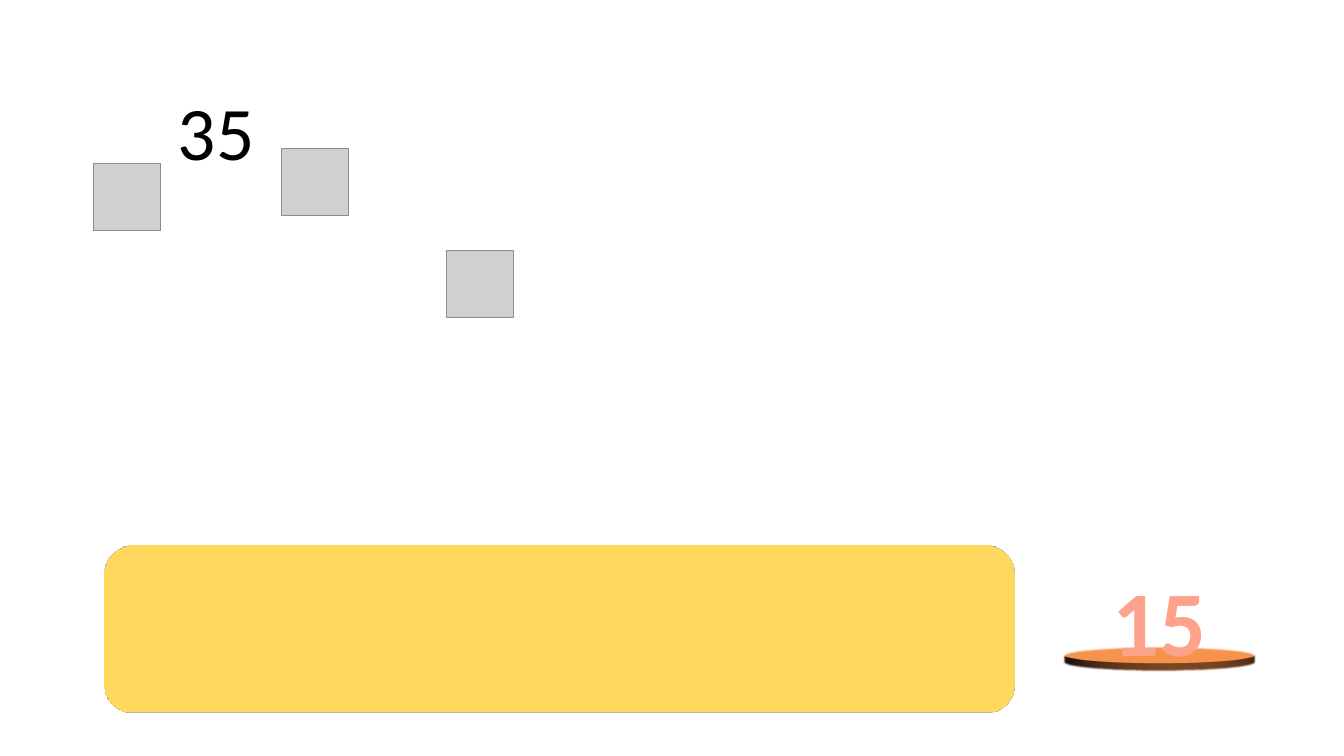
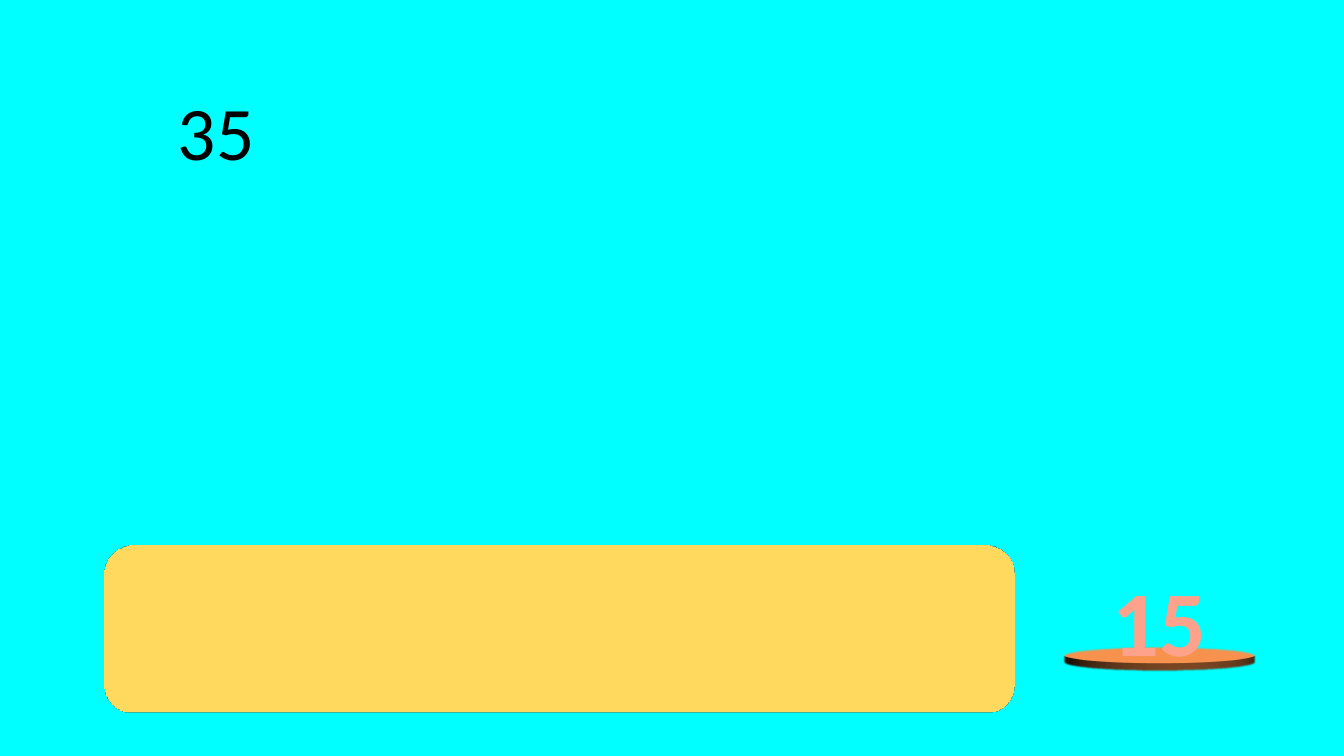
Before and after one commit to zipdang04/SimpO_HTTT, a slide deck: slide 2 of Olympia.pptm. Drawn at 1344x756 pixels with LibreOffice and Linux fonts; fonts in the diff are those of the drawing; grey boxes stand for pictures. Boxes give left, top, right and bottom in pixels: in the first picture for what was removed or moved away, otherwise in the second. Text is boxed around its words. In the diff, an @@ line names an element or a change of style, - is before the commit and + after.

```diff
--- a/Olympia.pptm
+++ b/Olympia.pptm
@@ background #FFFFFF to #00FFFF @@
@@ picture removed at box(281, 149, 349, 217) @@
@@ picture removed at box(94, 163, 161, 231) @@
@@ picture removed at box(447, 251, 514, 319) @@
```
Also in this commit, not shown: 3 other slides changed, 2 slides added, 30 other files.
